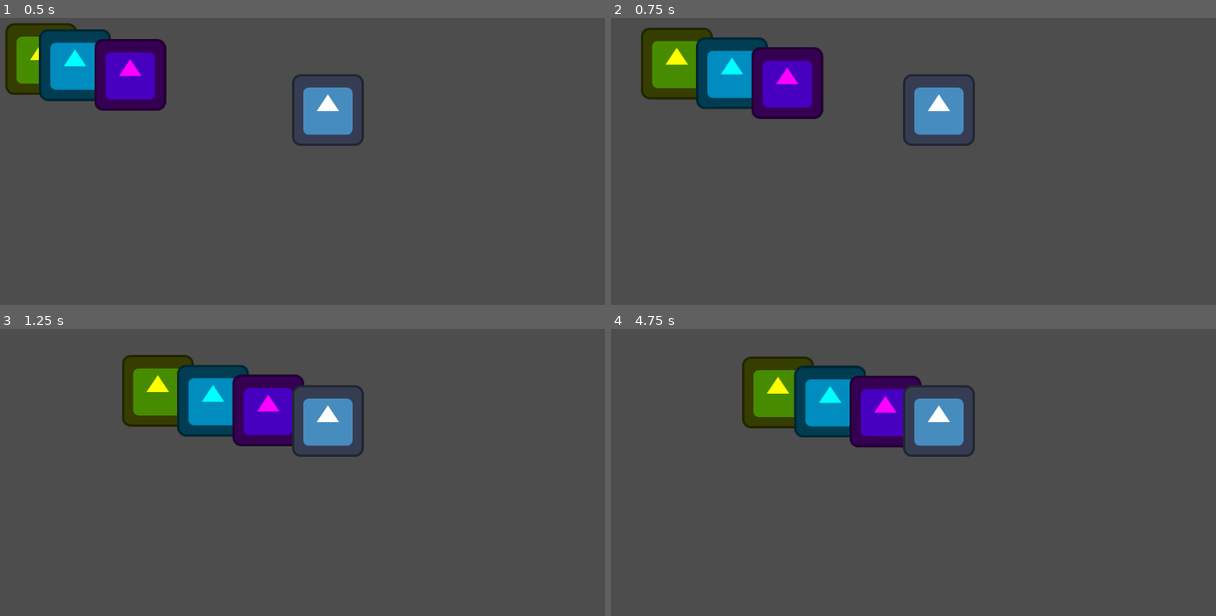
Above: before the commit, frames 1-4 (two rows, left to right).
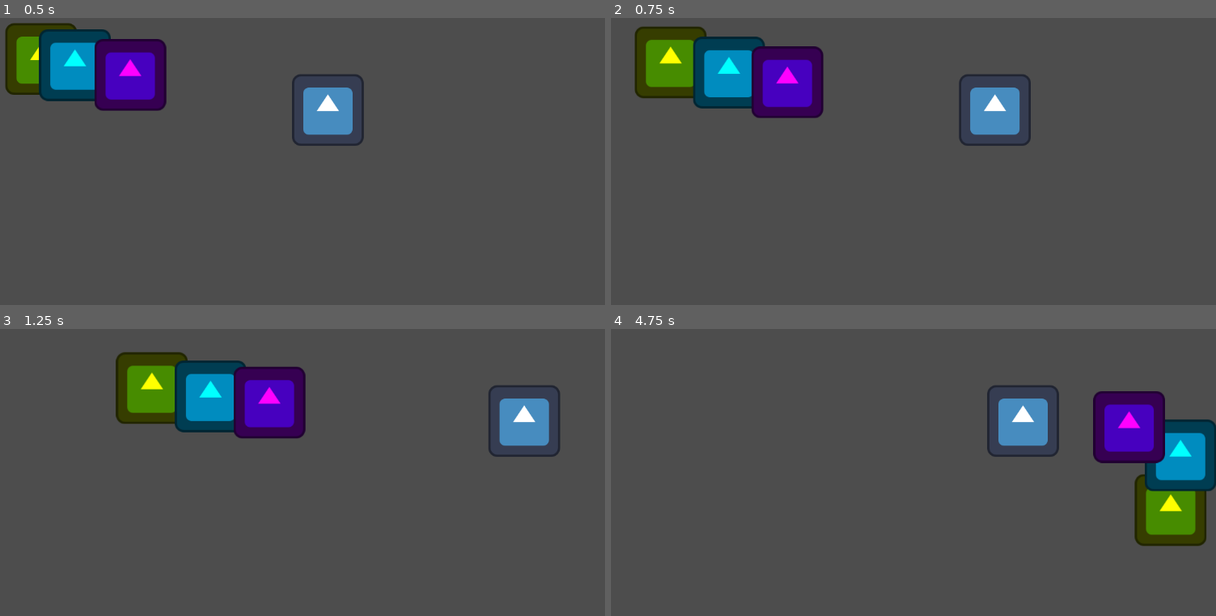
Above: after the commit, the same moments.

Repository: EmmaSchmucker/Chaos-Jam-AM-1
Game: Godot game, scene res://IslandFox.tscn
Two runs of this game, one before a commit and one after it. Both use one fixed random seed, a clock stepped at 60 frames per second and the inputs below. Before the commit the project has no main scene; this scene is started directly in both runs. The engine's default icon, where the game draws it, is replaced by a stand-in: a white triangle on a blue panel in a dark square.
Inputs:
- Up to frame 1 (0.5 s): no input
- Up to frame 2 (0.75 s): hold D (right, bound only after the commit) from 0.53 s (still down)
- Up to frame 3 (1.25 s): keep holding D (right, bound only after the commit)
- Up to frame 4 (4.75 s): release D (right, bound only after the commit) at 1.28 s; hold S (down, bound only after the commit) 1.28-2.03 s; hold D (right, bound only after the commit) 2.03-2.78 s; hold W (up, bound only after the commit) 2.78-3.53 s; hold A (left, bound only after the commit) from 3.53 s (still down)

Frame 1 is identical in both runs. In frame 2, 4.7% of the frame differs, in the area x 3-70%, y 2-45%; in frame 3, 7.1%; in frame 4, 18%, in the area x 21-100%, y 9-76%.

Commit message:
Re added controls

Diff:
--- a/the-floating-forest/project.godot
+++ b/the-floating-forest/project.godot
@@ -11,7 +11,8 @@
 [application]
 
 config/name="The Floating Forest"
-config/features=PackedStringArray("4.3", "Forward Plus")
+run/main_scene="uid://byqwed8jkemeo"
+config/features=PackedStringArray("4.4", "Forward Plus")
 config/icon="res://icon.svg"
 
 [autoload]
@@ -21,3 +22,30 @@
 [dotnet]
 
 project/assembly_name="The Floating Forest"
+
+[input]
+
+up={
+"deadzone": 0.2,
+"events": [Object(InputEventKey,"resource_local_to_scene":false,"resource_name":"","device":-1,"window_id":0,"alt_pressed":false,"shift_pressed":false,"ctrl_pressed":false,"meta_pressed":false,"pressed":false,"keycode":0,"physical_keycode":87,"key_label":0,"unicode":119,"location":0,"echo":false,"script":null)
+, Object(InputEventKey,"resource_local_to_scene":false,"resource_name":"","device":-1,"window_id":0,"alt_pressed":false,"shift_pressed":false,"ctrl_pressed":false,"meta_pressed":false,"pressed":false,"keycode":0,"physical_keycode":4194320,"key_label":0,"unicode":0,"location":0,"echo":false,"script":null)
+]
+}
+down={
+"deadzone": 0.2,
+"events": [Object(InputEventKey,"resource_local_to_scene":false,"resource_name":"","device":-1,"window_id":0,"alt_pressed":false,"shift_pressed":false,"ctrl_pressed":false,"meta_pressed":false,"pressed":false,"keycode":0,"physical_keycode":83,"key_label":0,"unicode":115,"location":0,"echo":false,"script":null)
+, Object(InputEventKey,"resource_local_to_scene":false,"resource_name":"","device":-1,"window_id":0,"alt_pressed":false,"shift_pressed":false,"ctrl_pressed":false,"meta_pressed":false,"pressed":false,"keycode":0,"physical_keycode":4194322,"key_label":0,"unicode":0,"location":0,"echo":false,"script":null)
+]
+}
+left={
+"deadzone": 0.2,
+"events": [Object(InputEventKey,"resource_local_to_scene":false,"resource_name":"","device":-1,"window_id":0,"alt_pressed":false,"shift_pressed":false,"ctrl_pressed":false,"meta_pressed":false,"pressed":false,"keycode":0,"physical_keycode":65,"key_label":0,"unicode":97,"location":0,"echo":false,"script":null)
+, Object(InputEventKey,"resource_local_to_scene":false,"resource_name":"","device":-1,"window_id":0,"alt_pressed":false,"shift_pressed":false,"ctrl_pressed":false,"meta_pressed":false,"pressed":false,"keycode":0,"physical_keycode":4194319,"key_label":0,"unicode":0,"location":0,"echo":false,"script":null)
+]
+}
+right={
+"deadzone": 0.2,
+"events": [Object(InputEventKey,"resource_local_to_scene":false,"resource_name":"","device":-1,"window_id":0,"alt_pressed":false,"shift_pressed":false,"ctrl_pressed":false,"meta_pressed":false,"pressed":false,"keycode":0,"physical_keycode":68,"key_label":0,"unicode":100,"location":0,"echo":false,"script":null)
+, Object(InputEventKey,"resource_local_to_scene":false,"resource_name":"","device":-1,"window_id":0,"alt_pressed":false,"shift_pressed":false,"ctrl_pressed":false,"meta_pressed":false,"pressed":false,"keycode":0,"physical_keycode":4194321,"key_label":0,"unicode":0,"location":0,"echo":false,"script":null)
+]
+}
Not shown, added: the-floating-forest/Combat/CombatUI.gd.uid
Not shown: 1 places in the-floating-forest/Combat/CombatUI.tscn that only renumber resources
Not shown, added: the-floating-forest/Combat/Portraits/Portrait.gd.uid
Not shown: 1 places in the-floating-forest/Combat/Portraits/Portrait.tscn that only renumber resources
Not shown, added: the-floating-forest/GlobalVariables.gd.uid
